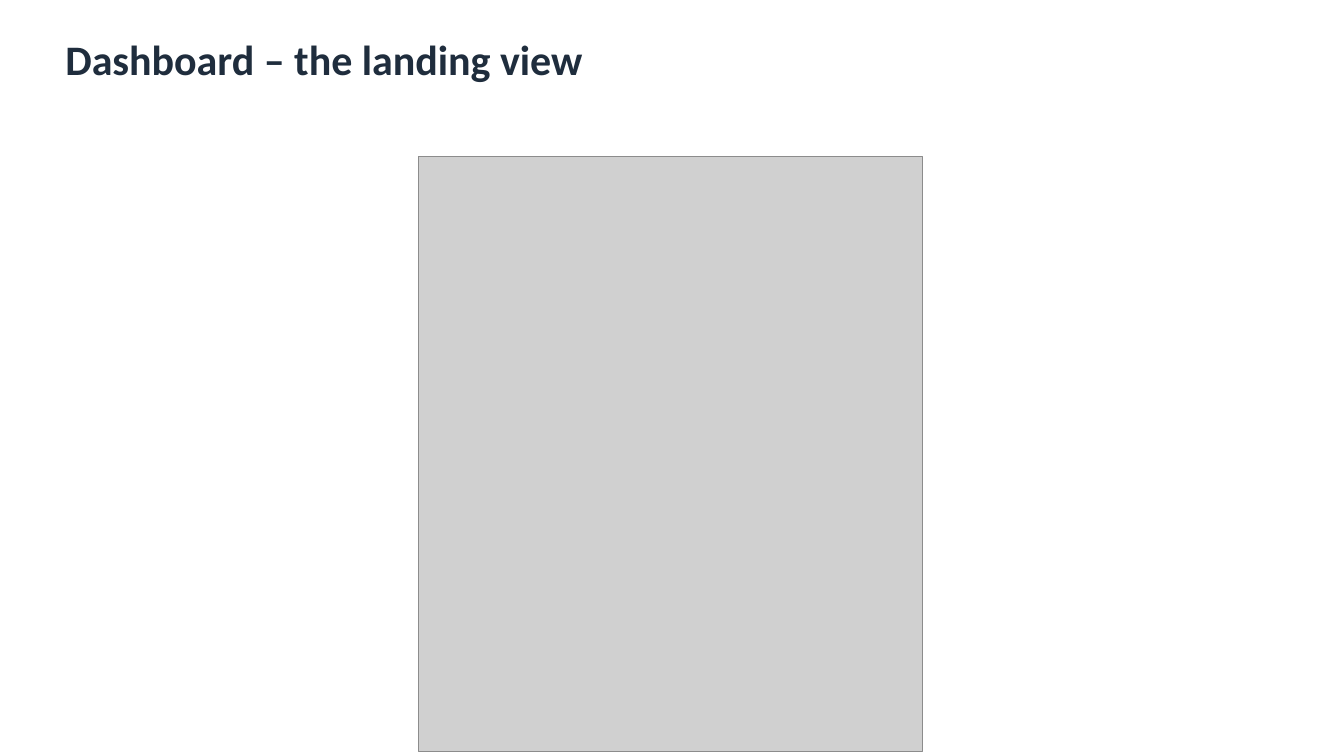
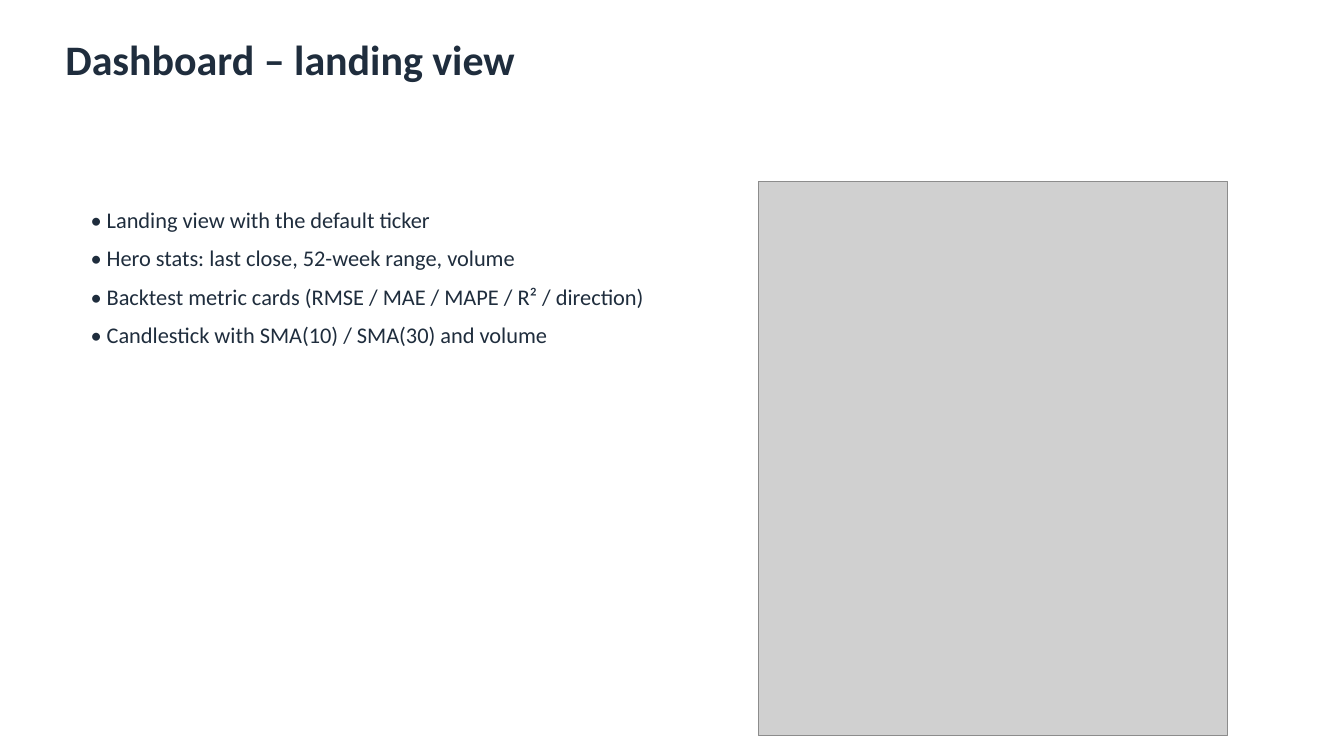
Before and after one commit to jaismine19/NextClose, a slide deck: slide 11 of docs/CSIS4260_Assignment1_Dashboard_Screenshots.pptx. Drawn at 1344x756 pixels with LibreOffice and Linux fonts; fonts in the diff are those of the drawing; grey boxes stand for pictures. Boxes give left, top, right and bottom in pixels: in the first picture for what was removed or moved away, otherwise in the second. Text is boxed around its words. In the diff, an @@ line names an element or a change of style, - is before the commit and + after.

Commit message:
Fix dashboard screenshots in the deck: scale images to fit the slide and add description bullets

```diff
--- a/docs/CSIS4260_Assignment1_Dashboard_Screenshots.pptx
+++ b/docs/CSIS4260_Assignment1_Dashboard_Screenshots.pptx
@@ text at (65, 45, 514, 82): text changed @@
-Dashboard – the landing view
+Dashboard – landing view
@@ picture: place and size @@
-picture at (418, 156, 923, 751)
+picture at (758, 181, 1228, 736)
@@ text added at (107, 212, 644, 346), 16 pt, text #1F2D3D @@
+• Landing view with the default ticker
+• Hero stats: last close, 52-week range, volume
+• Backtest metric cards (RMSE / MAE / MAPE / R² / direction)
+• Candlestick with SMA(10) / SMA(30) and volume
```
Also in this commit, not shown: 3 other slides changed, 2 slides added, 2 slides removed, 1 other file.
